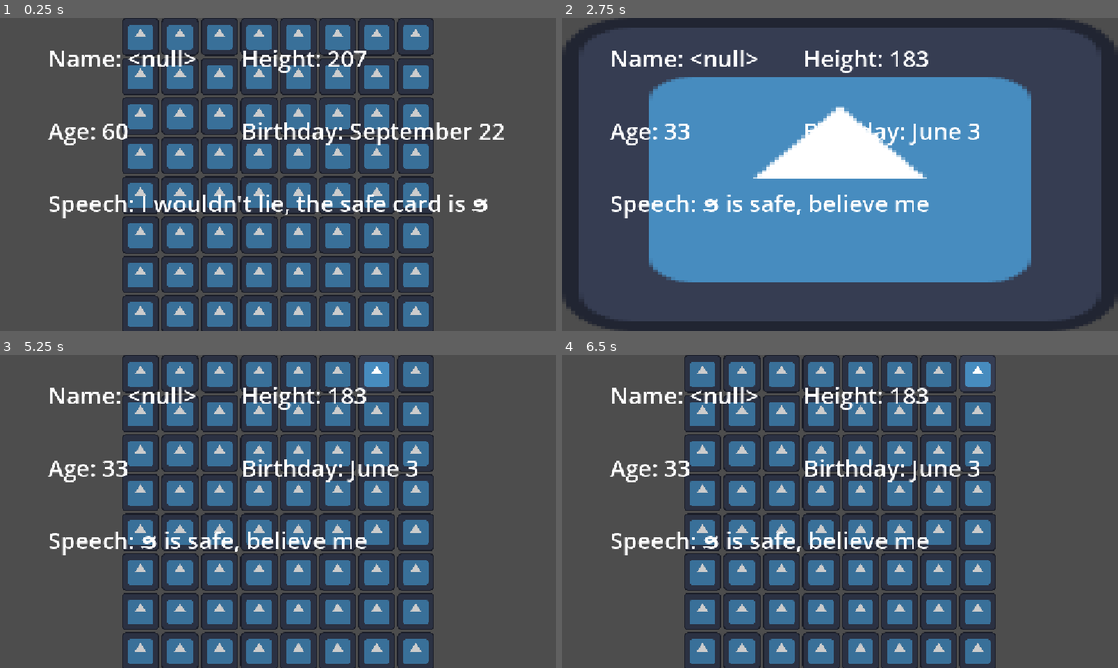
Above: before the commit, frames 1-4 (two rows, left to right).
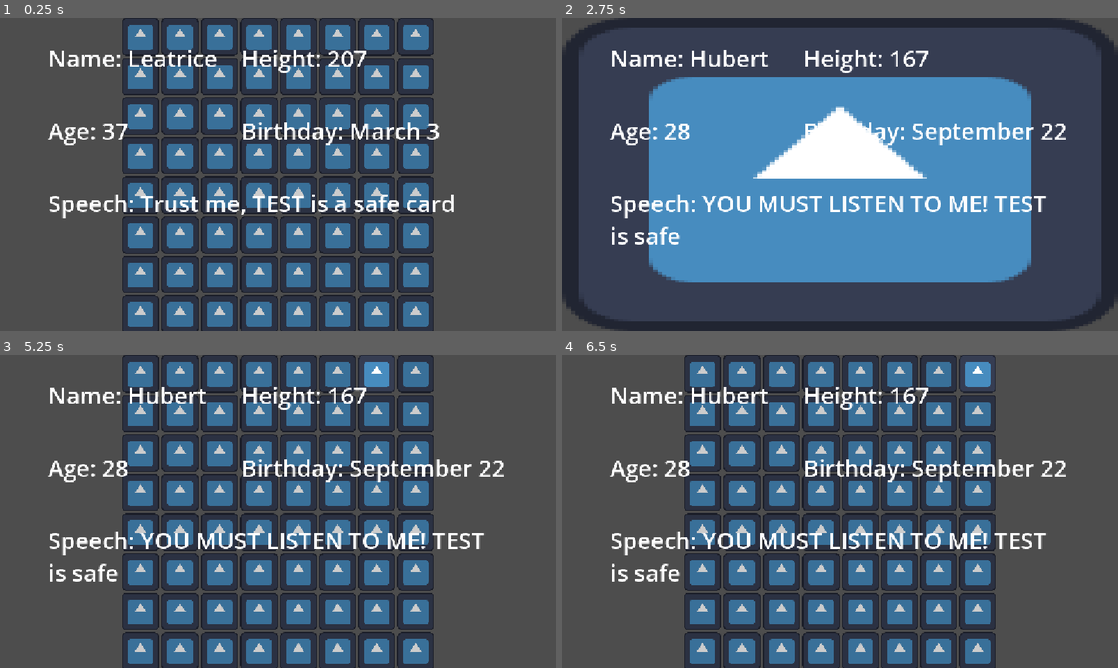
Above: after the commit, the same moments.

Repository: crakenpoop123/notrust
Game: Godot game, scene res://scenes/main_level.tscn
The game is run twice, just before and just after one commit, with the same random seed, the same clock (stepped at 60 frames per second) and the same inputs. The engine's default icon, where the game draws it, is replaced by a stand-in: a white triangle on a blue panel in a dark square.
Inputs (mouse positions are in pixels of both pictures, inside the frame that each line leads up to):
- Up to frame 1 (0.25 s): no input
- Up to frame 2 (2.75 s): tap Enter at 0.5, 2 s; move the mouse to (701, 36) at 0.52 s; click (701, 36) at 0.6 s; tap Space at 1.25 s; move the mouse to (739, 36) at 1.27 s; click (739, 36) at 1.35 s; move the mouse to (778, 36) at 2.02 s; click (778, 36) at 2.1 s
- Up to frame 3 (5.25 s): move the mouse to (261, 373) at 2.77 s; click (261, 373) at 2.85 s; tap Space at 3.5, 5 s; move the mouse to (300, 373) at 3.52 s; click (300, 373) at 3.6 s; tap Enter at 4.25 s; move the mouse to (339, 373) at 4.27 s; click (339, 373) at 4.35 s; move the mouse to (378, 373) at 5.02 s; click (378, 373) at 5.1 s
- Up to frame 4 (6.5 s): move the mouse to (979, 373) at 5.77 s; click (979, 373) at 5.85 s

The runs differ from the first frame. In frame 1, 2.9% of the frame differs, in the area x 18-91%, y 10-63%; in frame 2, 3.3%; in frame 3, 3.3%, in the area x 9-91%, y 10-73%; in frame 4, 3.3%.
Error before the commit: Invalid call to function 'get_name (via call)' in base 'Sprite2D (person.gd)'. Expected 0 argument(s). (res://scripts/person.gd:51)

Commit message:
Added a way to insert a value into the speech

Diff:
--- a/scripts/person.gd
+++ b/scripts/person.gd
@@ -3,14 +3,14 @@
 var truth_teller
 
 var text_possibilities = {
-	"Name": ["get_name"],
-	"NameList": ["Bob", "Hubert", "Clive", "Rosamond", "Karl", "Trenton", "Festus", "Jason", "Emmett", "Cheri", "Annice", "Fiona", "Ellery", "Leatrice", "Ursula", "Meryl", "Aura", "Vanessa", "Larissa", "Keri", "Mathilda", "Georgia", "Goldie", "Spring", "Cade", "Autumn", "Landon", "Garland", "Cecil", "Quincy", "Jeffery", "Lynwood", "Cordell", "Lela", "Wyatt"],
+	"Name": ["Bob", "Hubert", "Clive", "Rosamond", "Karl", "Trenton", "Festus", "Jason", "Emmett", "Cheri", "Annice", "Fiona", "Ellery", "Leatrice", "Ursula", "Meryl", "Aura", "Vanessa", "Larissa", "Keri", "Mathilda", "Georgia", "Goldie", "Spring", "Cade", "Autumn", "Landon", "Garland", "Cecil", "Quincy", "Jeffery", "Lynwood", "Cordell", "Lela", "Wyatt"],
 	"Height": ["range", 150, 220],
-	"Age": ["range", 24, 83],
+	"Age": ["range", 20, 80],
 	"Birthday": ["get_birthday"],
 	"BirthMonth": ["January", "February", "March", "April", "May", "June", "July", "August", "September", "October", "November", "December"],
 	"BirthDay": [31, 29, 31, 30, 31, 30, 31, 31, 30, 31, 30, 31],
-	"Speech": ["Believe me, a safe tile is at ϧ", "I'm not lying, there is a safe card at ϧ", "I wouldn't lie, the safe card is ϧ", "ϧ is safe, believe me", "YOU MUST LISTEN TO ME! ϧ is safe", "Trust me, ϧ is a safe card"],
+	"Speech": ["get_speech"],
+	"SpeechList": ["Believe me, a safe tile is at ϧ", "I'm not lying, there is a safe card at ϧ", "I wouldn't lie, the safe card is ϧ", "ϧ is safe, believe me", "YOU MUST LISTEN TO ME! ϧ is safe", "Trust me, ϧ is a safe card"],
 } # Replace ϧ (Alt + 999) with the spot for Speech
 
 @onready var text_location = $"../PersonText"
@@ -18,7 +18,8 @@
 # Called when the node enters the scene tree for the first time.
 func _ready() -> void:
 	if randf() < 0.15:
-		truth_teller = false
+		#truth_teller = false
+		truth_teller = true # TODO: Uncomment the false line above here to enable liars
 	else:
 		truth_teller = true
 	init_text()
@@ -26,11 +27,11 @@
 # Init the text variables
 func init_text():
 	for text in text_location.get_children():
-		print("text node: ", text)
-		print("text name: |", text.name, "|")
-		print("output: ", init_specific_text(text))
+		#print("text node: ", text)
+		#print("text name: |", text.name, "|")
+		#print("output: ", init_specific_text(text))
+		#print("----------")
 		text.text = str(text.name, ": ", init_specific_text(text))
-		print("----------")
 
 # Used so that I can exit when the text gets set
 func init_specific_text(text):
@@ -48,7 +49,7 @@
 
 	# Check if there is custom code for the text
 	if self.has_method(str(first_item)):
-		return call(first_item, true) # TODO: Replace with truth_teller when set up for liars
+		return call(first_item)
 
 	# Check if it is a range
 	if first_item == "range":
@@ -62,14 +63,14 @@
 	return "ERROR"
 
 # Get a valid brithday by pulling from BirthMonth and BirthDay
-func get_birthday(real):
+func get_birthday():
 	# Init the birthday text
 	var birthday_text = ""
 
 	var months_max = 11 # 12 months in a month - 1 for zero-indexing
 
 	# Generate a real birthday for the truth-tellers
-	if real:
+	if truth_teller:
 		# Get the index of a random month
 		var month_index = randi_range(0, months_max)
 
@@ -87,7 +88,20 @@
 
 	return birthday_text
 
-# Returns a random name, with ϧ replaced by a card location
+# Returns a random speech, with ϧ replaced by a card location
+func get_speech():
+	# Gets the unedited speech
+	var speech = text_possibilities["SpeechList"][randi_range(0, len(text_possibilities["SpeechList"]) - 1)]
+
+	# Get the index of the filler character: ϧ
+	var filler_index = speech.find("ϧ")
+
+	# Remove the filler value from the text
+	speech[filler_index] = ""
+	# Insert the new value into the text
+	speech = speech.insert(filler_index, str("TEST"))
+
+	return speech
 
 # Called every frame. 'delta' is the elapsed time since the previous frame.
 func _process(delta: float) -> void:
